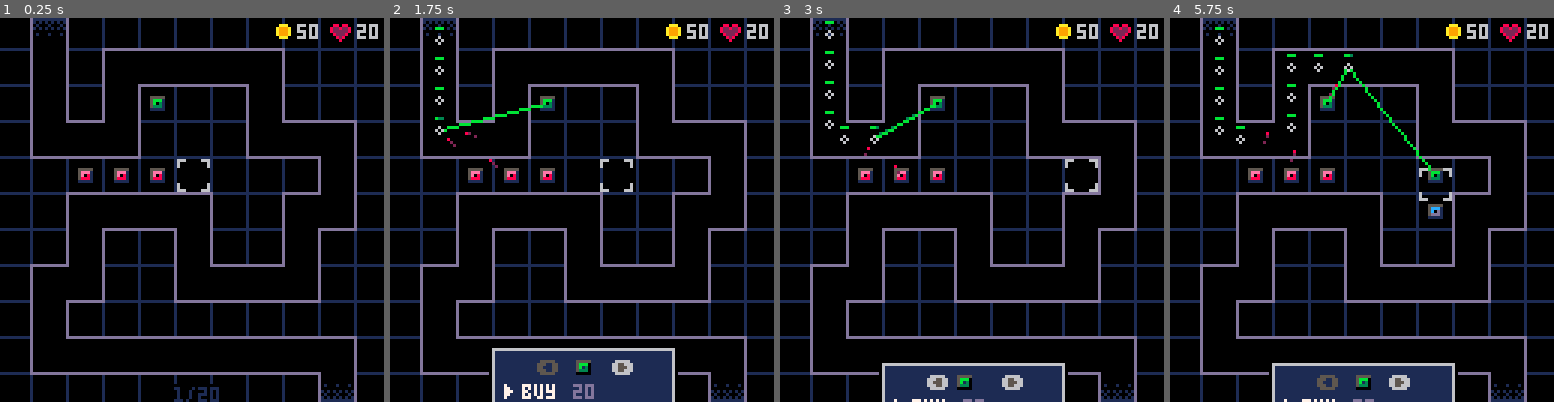
Above: before the commit, frames 1-4 (left to right).
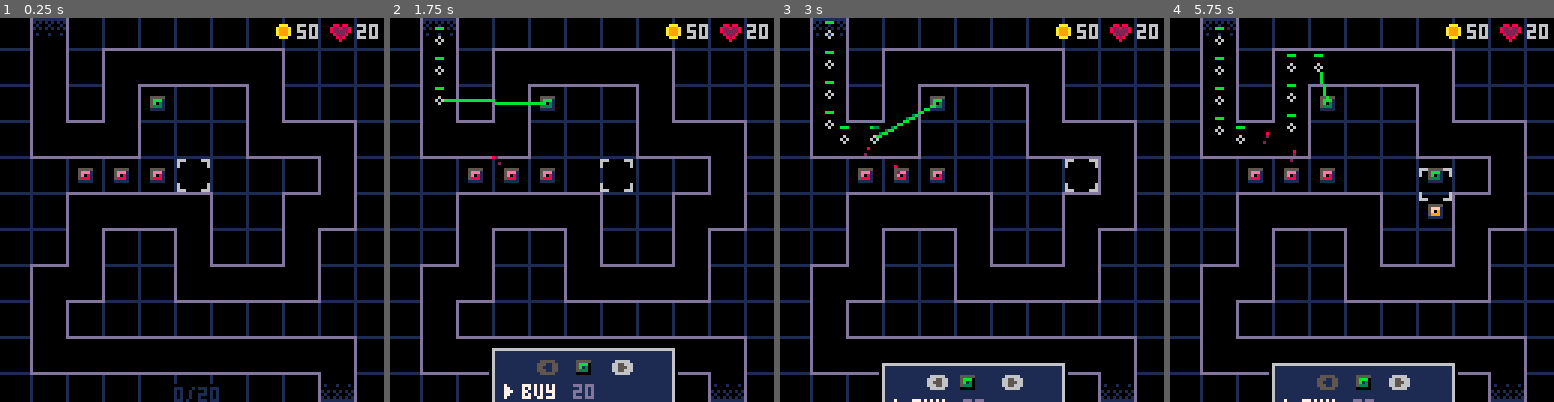
Above: after the commit, the same moments.

Repository: beardedsakimonkey/pixel_td.p8
Game: PICO-8 cartridge pixel_td.p8
The game is run twice, just before and just after one commit, with the same random seed, the same clock (stepped at 60 frames per second) and the same inputs.
Inputs:
- Up to frame 1 (0.25 s): no input
- Up to frame 2 (1.75 s): tap X (X key) at 0.33, 1.07 s; tap O (Z key) at 0.7, 1.7 s; hold Right from 1.6 s (still down)
- Up to frame 3 (3 s): tap X (X key) at 1.85, 2.97 s; release Right at 2.1 s; tap O (Z key) at 2.1, 2.5, 2.9 s; hold Up 2.15-2.42 s; hold Right from 2.47 s (still down)
- Up to frame 4 (5.75 s): release Right at 3.03 s; hold Left 3.08-3.58 s; tap O (Z key) every 0.4 s from 3.3 to 5.7 s; hold Down 3.63-3.97 s; hold Right 4.02-4.68 s; tap X (X key) at 4.08, 5.2 s; hold Up 4.73-5.03 s; hold Left 5.08-5.68 s; hold Down from 5.73 s (still down)

The runs differ from the first frame. In frame 1, less than 0.1% of the frame differs, in the area x 45-48%, y 96-100%; in frame 2, 0.5%, in the area x 11-40%, y 21-40%; in frame 3, 0.1%; in frame 4, 0.4%.

Commit message:
replace blue tower with yellow

Diff:
--- a/core.lua
+++ b/core.lua
@@ -20,7 +20,7 @@
     {x=9,  y=10, c=CRNR.bot},
 }
 towers = {}
-wave = 1
+wave = 0
 sending = 0
 gold = 50
 lives = 20
@@ -87,6 +87,7 @@
         make_enemy(hp)
         sending -= 1
     end
+
     update_selection()
 
     -- Handle button press
@@ -178,7 +179,7 @@
             local p = g2p(map[j])
             local top = mid(0, p.top, 116)
             local left = mid(0, p.left, 117)
-            sspr(spr_x, 0, 12, 12, left, top, 12, 12, flip_x, flip_y)
+            sspr(spr_x, 8, 12, 12, left, top, 12, 12, flip_x, flip_y)
         end
     end
 
--- a/menu.lua
+++ b/menu.lua
@@ -5,6 +5,7 @@
 local Menu = {}
 
 local OFFSCREEN = 131
+local MAX_TWR = 3 -- how many types of towers are there
 
 function Menu.new(cfg)
     local m = {
@@ -34,8 +35,7 @@
             i == m.cur_idx and C.white or C.light_gray)
     end
 
-    -- print('>', m.x+3, m.y+m.items[m.cur_idx].y, C.light_gray)
-    spr(19, m.x+3, m.y+m.items[m.cur_idx].y)
+    spr(19, m.x+MAX_TWR, m.y+m.items[m.cur_idx].y)
 end
 
 function Menu.update(m)
@@ -82,7 +82,7 @@
     buy_menu.handle_btn = function(m)
         Menu.handle_btn(m)
         -- Don't nudge if btn pressed down while disabled
-        if m.pressing_right or (not m.pressing_right and m.sel_twr ~= 3) then
+        if m.pressing_right or (not m.pressing_right and m.sel_twr ~= MAX_TWR) then
             m.pressing_right = btn(B.right)
         end
         if m.pressing_left or (not m.pressing_left and m.sel_twr ~= 1) then
@@ -93,7 +93,7 @@
             m.carousel_sx = m.carousel_x
             m.carousel_st = time()
         end
-        if btnp(B.right) and m.sel_twr < 3 then
+        if btnp(B.right) and m.sel_twr < MAX_TWR then
             m.sel_twr += 1
             m.carousel_sx = m.carousel_x
             m.carousel_st = time()
@@ -107,7 +107,7 @@
         m.carousel_x = lerp(
             m.carousel_sx,
             (m.sel_twr-1)*-CAROUSEL_GAP,
-            easeout(min(1, (time()-m.carousel_st)*4))
+            easeout(min(1, (time()-m.carousel_st)*MAX_TWR))
         )
     end
 
@@ -115,10 +115,10 @@
         if m.y == OFFSCREEN then return end
         Menu.draw(m)
         local can_left  = m.sel_twr ~= 1 or m.pressing_left
-        local can_right = m.sel_twr ~= 3 or m.pressing_right
+        local can_right = m.sel_twr ~= MAX_TWR or m.pressing_right
         if can_left then
             local off_x = m.pressing_left and -1 or 0
-            rectfill(m.x+16+off_x, m.y+4, m.x+18+off_x, m.y+7, C.dark_gray)
+            rectfill(m.x+16+off_x, m.y+3, m.x+18+off_x, m.y+7, C.dark_gray)
             print('⬅️', m.x+14+off_x, m.y+3, C.light_gray)
         else
             print('⬅️', m.x+14, m.y+3, C.dark_gray)
@@ -131,8 +131,8 @@
             print('➡️', m.x+38, m.y+3, C.dark_gray)
         end
         clip(m.x+21, m.y+2, 17, 7)
-        for i=1,3 do
-            if m.sel_twr <= 3 then pal(1, 0) end
+        for i=1,MAX_TWR do
+            if m.sel_twr <= MAX_TWR then pal(1, 0) end
             spr(i, m.x+26+((i-1)*CAROUSEL_GAP)+m.carousel_x, m.y+2)
             pal()
         end
--- a/util.lua
+++ b/util.lua
@@ -5,7 +5,7 @@
      yellow=10,   green=11,     blue=12,       indigo=13,    pink=14,
      peach=15}
 
-TWR = {green=1, red=2, blue=3}
+TWR = {green=1, red=2, yellow=3}
 CRNR = {tl=1, tr=2, bl=3, br=4, top=5, left=6, right=7, bot=8}
 
 function tbl_filter(t, fn)
Not shown, changed: notes.txt
Not shown, changed: 20 lines of the sprite sheet (__gfx__) section of pixel_td.p8
